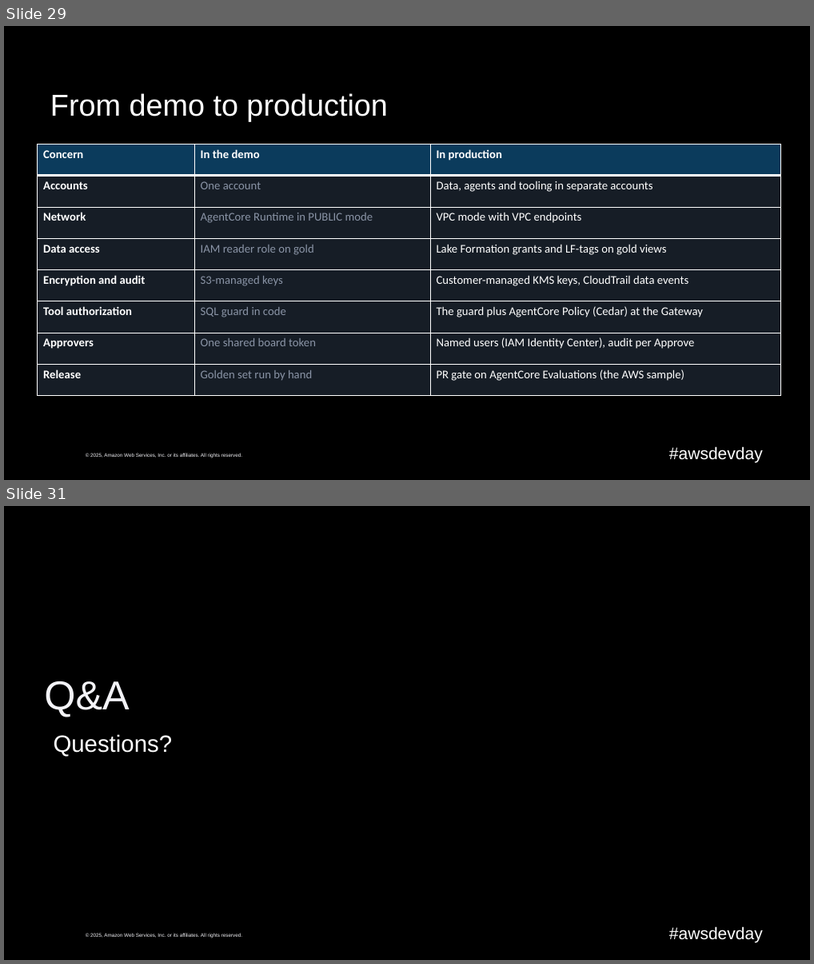
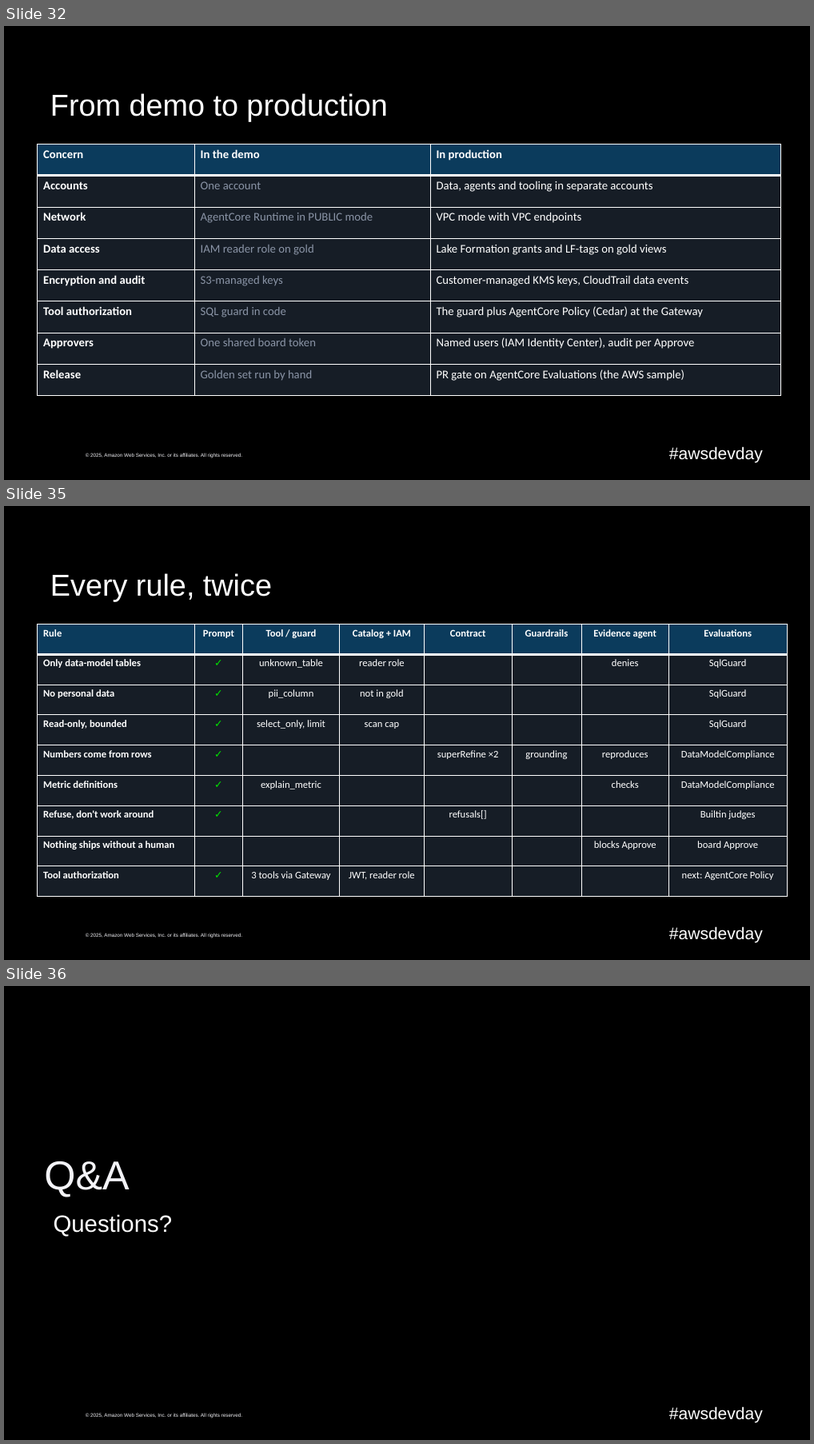
Before and after one commit to caroline-cah/lakehouse-harness, a slide deck: talk/harness-engineering-live.pptx. Shown one above the other, each under a label of ours: slides 29 and 31 before the commit, slides 32, 35 and 36 after it; the slides between them are not shown. The pictures are 814x964 and 814x1444 pixels, drawn with LibreOffice and Linux fonts; fonts in the diff are those of the drawing; background and template pictures are left out. Boxes give left, top, right and bottom in pixels: in the first picture for what was removed or moved away, otherwise in the second. Text is boxed around its words. In the diff, an @@ line names an element or a change of style, - is before the commit and + after.

Commit message:
Talk prep: deck with live form URL, gateway refusals as content, script and runbook edits
- tools Lambda returns a guard refusal as content: the gateway replaced a thrown error with "An internal error occurred",
  so the model never saw why the guard said no
- quote a column description with a comma in sales.md and refuse unknown keys in gen-data-model
- agent zip uses source_hash instead of etag (multipart upload ETag diffed forever)
- gateway smoke queries the sales table; runbook names the seed gap correctly
- deck rebuilt with the form URL; script, outline, reference map

```diff
--- a/talk/harness-engineering-live.pptx
+++ b/talk/harness-engineering-live.pptx
@@ slide 35 added at [4, 506, 810, 960], background #000000; not listed: 2 template elements that a slide beside it also shows @@
@@ title added at [50, 573, 272, 601], 36 pt, text #FFFFFF @@
+Every rule, twice
@@ table added at [38, 624, 787, 896], 9 rows, 8 columns @@
+Rule | Prompt | Tool / guard | Catalog + IAM | Contract | Guardrails | Evidence agent | Evaluations
+Only data-model tables | ✓ | unknown_table | reader role |  |  | denies | SqlGuard
+No personal data | ✓ | pii_column | not in gold |  |  |  | SqlGuard
+Read-only, bounded | ✓ | select_only, limit | scan cap |  |  |  | SqlGuard
+Numbers come from rows | ✓ |  |  | superRefine ×2 | grounding | reproduces | DataModelCompliance
+Metric definitions | ✓ | explain_metric |  |  |  | checks | DataModelCompliance
+Refuse, don't work around | ✓ |  |  | refusals[] |  |  | Builtin judges
+Nothing ships without a human |  |  |  |  |  | blocks Approve | board Approve
+Tool authorization | ✓ | 3 tools via Gateway | JWT, reader role |  |  |  | next: AgentCore Policy
@@ what was slide 29 is now slide 32 @@
@@ what was slide 31 is now slide 36 @@
```
Also in this commit, not shown: 12 slides changed, 16 other slides added, 9 slides removed, 13 other files.
